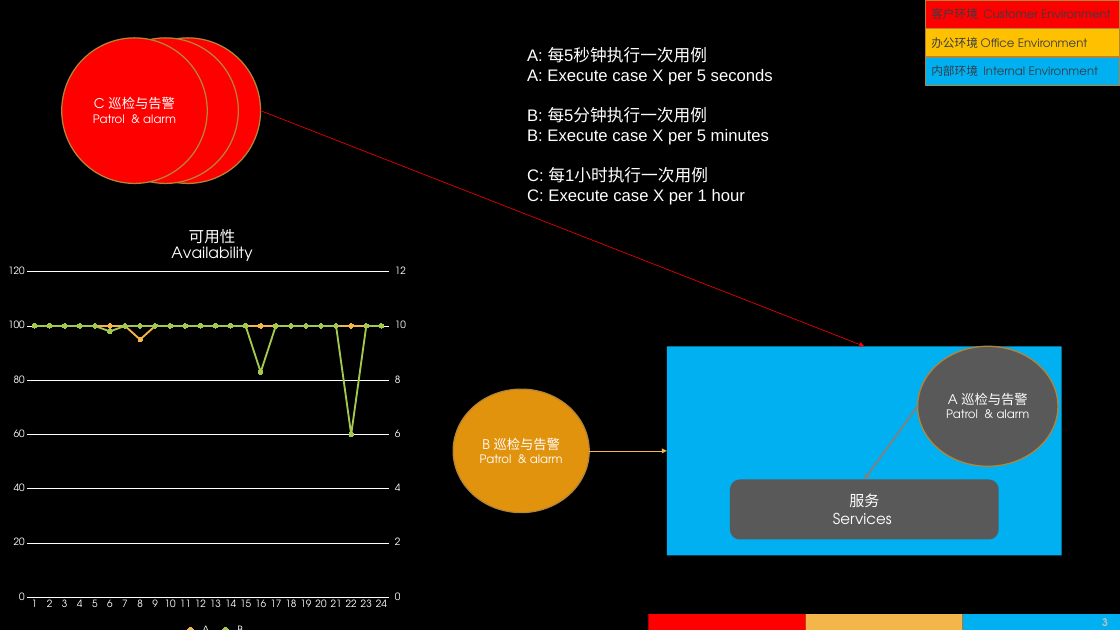
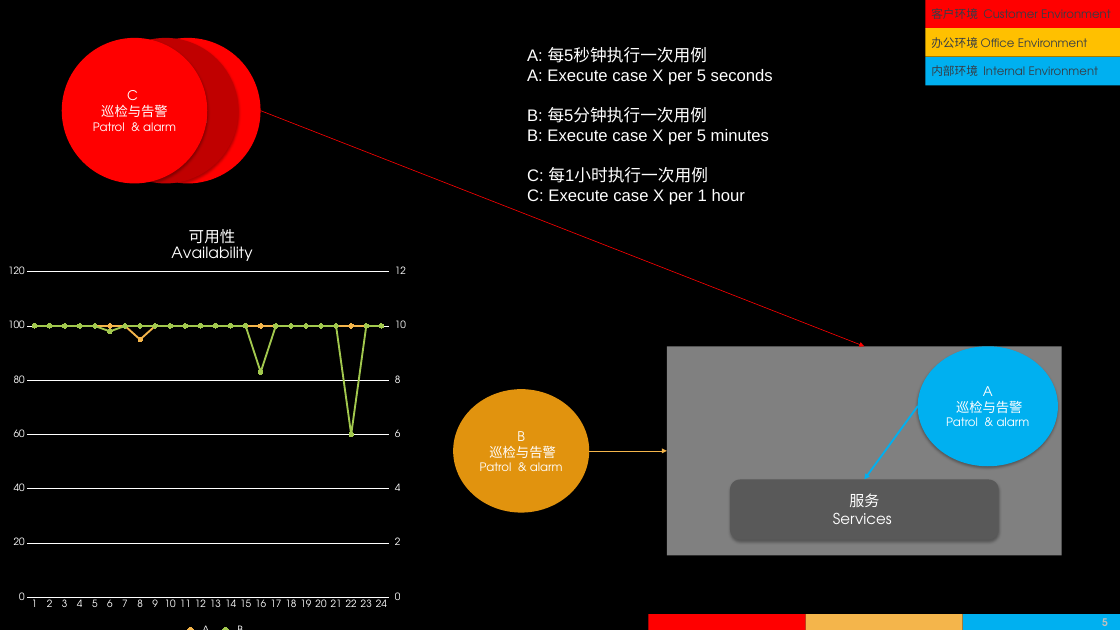
Before and after one commit to wapuboy/ha_how_to, a slide deck: slide 5 of 2018年回收宝高可用在线平台的持续演进.pptx (slide 3 before the commit). Drawn at 1120x630 pixels with LibreOffice and Linux fonts; fonts in the diff are those of the drawing; background and template pictures are left out. Boxes give left, top, right and bottom in pixels: in the first picture for what was removed or moved away, otherwise in the second. Text is boxed around its words. In the diff, an @@ line names an element or a change of style, - is before the commit and + after.

Commit message:
see

```diff
--- a/2018年回收宝高可用在线平台的持续演进.pptx
+++ b/2018年回收宝高可用在线平台的持续演进.pptx
@@ outline #B58637 1.5 pt to none; shadow on in 6 elements at box(453, 389, 589, 513), box(115, 38, 261, 184), box(925, 0, 1119, 28), box(925, 28, 1119, 56), box(925, 57, 1119, 85), box(62, 38, 208, 184) @@
@@ ellipse "C 巡检与告警" at box(93, 38, 239, 184): fill #FF0000 to #C00000; outline #B58637 1.5 pt to none; shadow on @@
@@ text in ellipse at box(101, 90, 167, 117): text changed @@
-C 巡检与告警
+C
+巡检与告警
@@ rectangle at box(666, 346, 1061, 556): fill #00B0F0 to #808080; shadow on @@
@@ ellipse "A" at box(917, 346, 1058, 466): fill #595959 to #00B0F0; outline #B58637 1.5 pt to none; shadow on @@
@@ text in ellipse at box(956, 386, 1022, 413): text changed @@
-A 巡检与告警
+A
+巡检与告警
@@ arrow (917, 406) - (864, 479): stroke #808080 2.25 pt to #00B0F0 2.25 pt @@
@@ text in ellipse at box(489, 431, 555, 458): text changed @@
-B 巡检与告警
+B
+巡检与告警
@@ rounded rectangle "服务" at box(730, 479, 999, 539): shadow on @@
```
Also in this commit, not shown: 2 other slides changed, 6 slides added.
